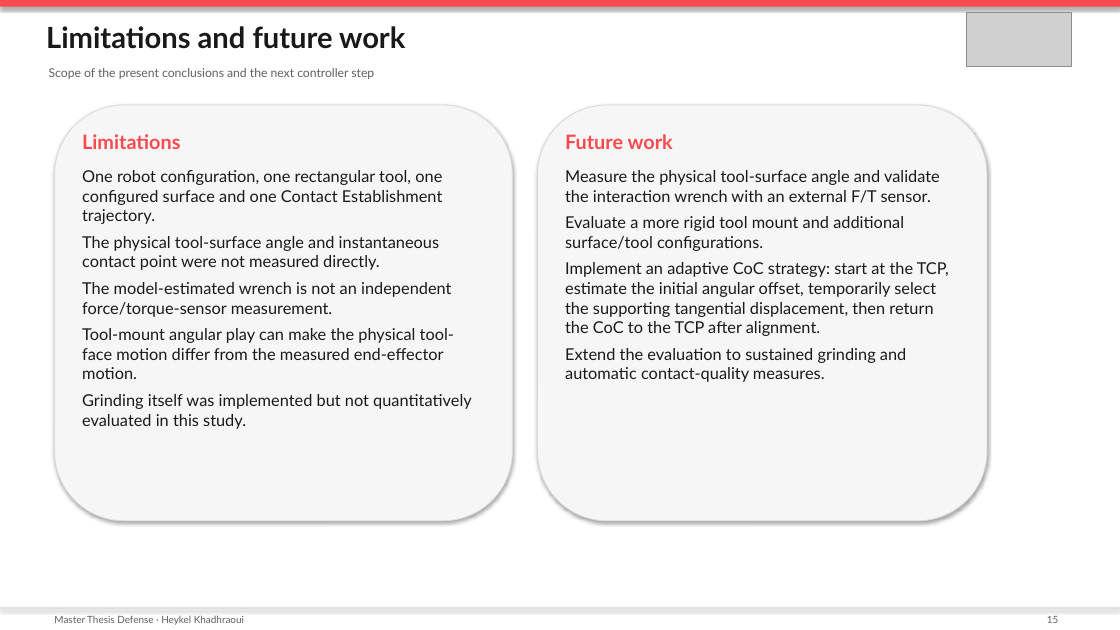
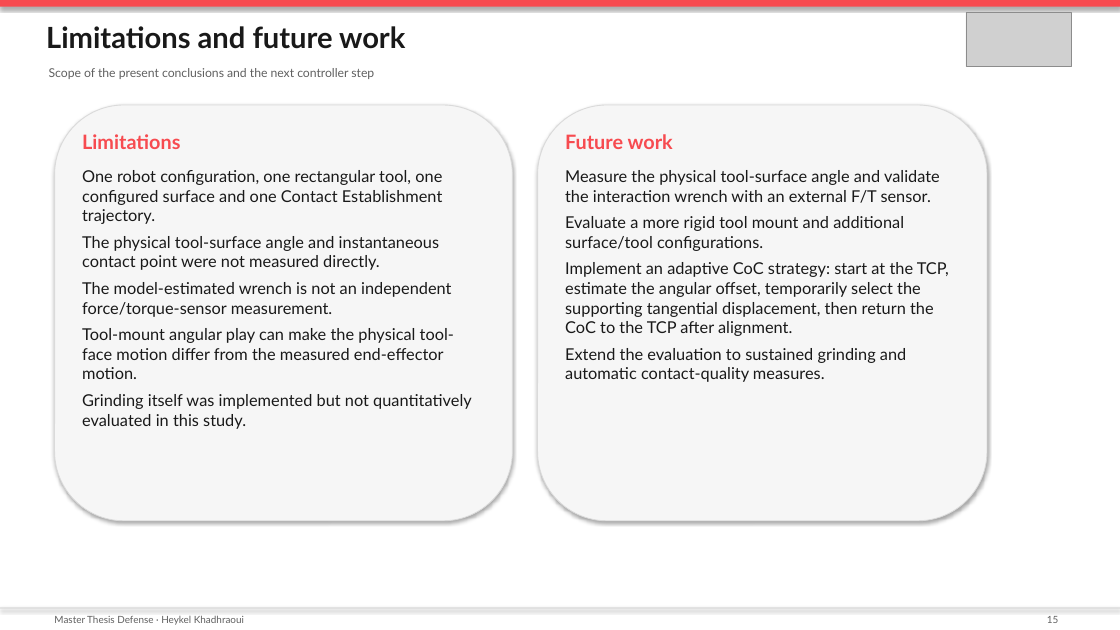
Before and after one commit to heykel95-lab/Presentation_new, a slide deck: slide 16 of two/Thesis_Presentation_Final_Package/Thesis_Presentation_Final/Thesis_Presentation_Final.pptx. Drawn at 1120x630 pixels with LibreOffice and Linux fonts; fonts in the diff are those of the drawing; grey boxes stand for pictures. Boxes give left, top, right and bottom in pixels: in the first picture for what was removed or moved away, otherwise in the second. Text is boxed around its words. In the diff, an @@ line names an element or a change of style, - is before the commit and + after.

```diff
--- a/two/Thesis_Presentation_Final_Package/Thesis_Presentation_Final/Thesis_Presentation_Final.pptx
+++ b/two/Thesis_Presentation_Final_Package/Thesis_Presentation_Final/Thesis_Presentation_Final.pptx
@@ text at (565, 262, 949, 336): text changed @@
-Implement an adaptive CoC strategy: start at the TCP, estimate the initial angular offset, temporarily select the supporting tangential displacement, then return the CoC to the TCP after alignment.
+Implement an adaptive CoC strategy: start at the TCP, estimate the angular offset, temporarily select the supporting tangential displacement, then return the CoC to the TCP after alignment.
```
Also in this commit, not shown: 3 other slides changed, 25 other files.
